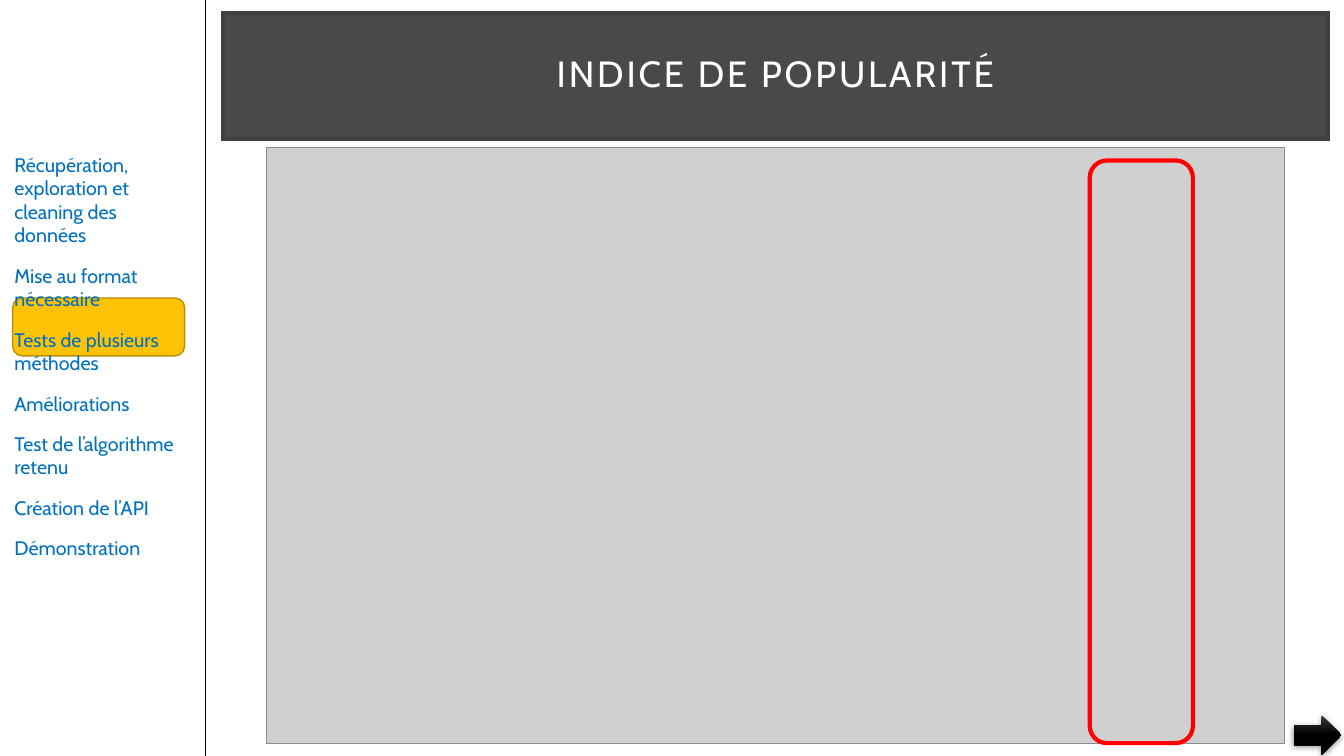
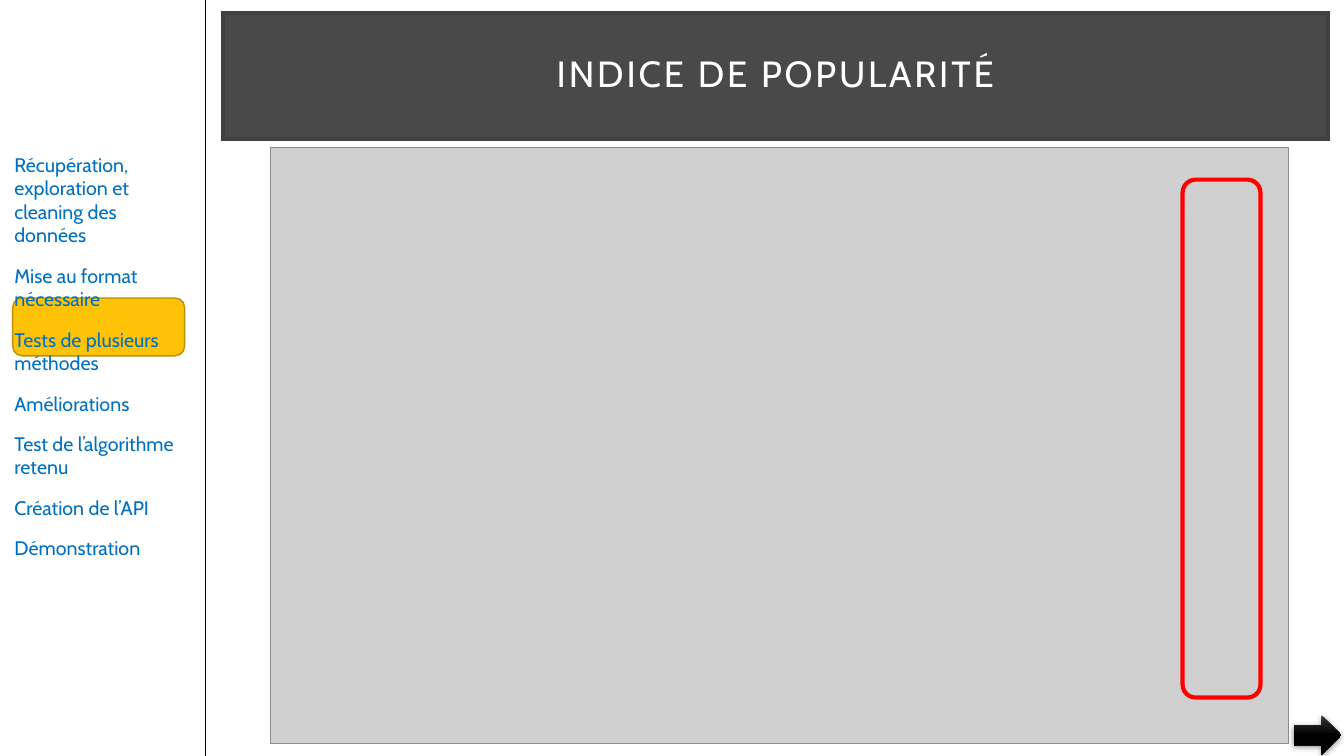
Before and after one commit to pfroide/python, a slide deck: slide 27 of Projet_3/p3.pptx (slide 26 before the commit). Drawn at 1344x756 pixels with LibreOffice and Linux fonts; fonts in the diff are those of the drawing; grey boxes stand for pictures. Boxes give left, top, right and bottom in pixels: in the first picture for what was removed or moved away, otherwise in the second. Text is boxed around its words. In the diff, an @@ line names an element or a change of style, - is before the commit and + after.

```diff
--- a/Projet_3/p3.pptx
+++ b/Projet_3/p3.pptx
@@ picture: place and size @@
-picture at (266, 148, 1285, 744)
+picture at (270, 148, 1289, 744)
@@ rounded rectangle: place and size @@
-rounded rectangle at (1090, 160, 1193, 743)
+rounded rectangle at (1183, 179, 1260, 698)
```
Also in this commit, not shown: 13 other slides changed, 1 slide added.
